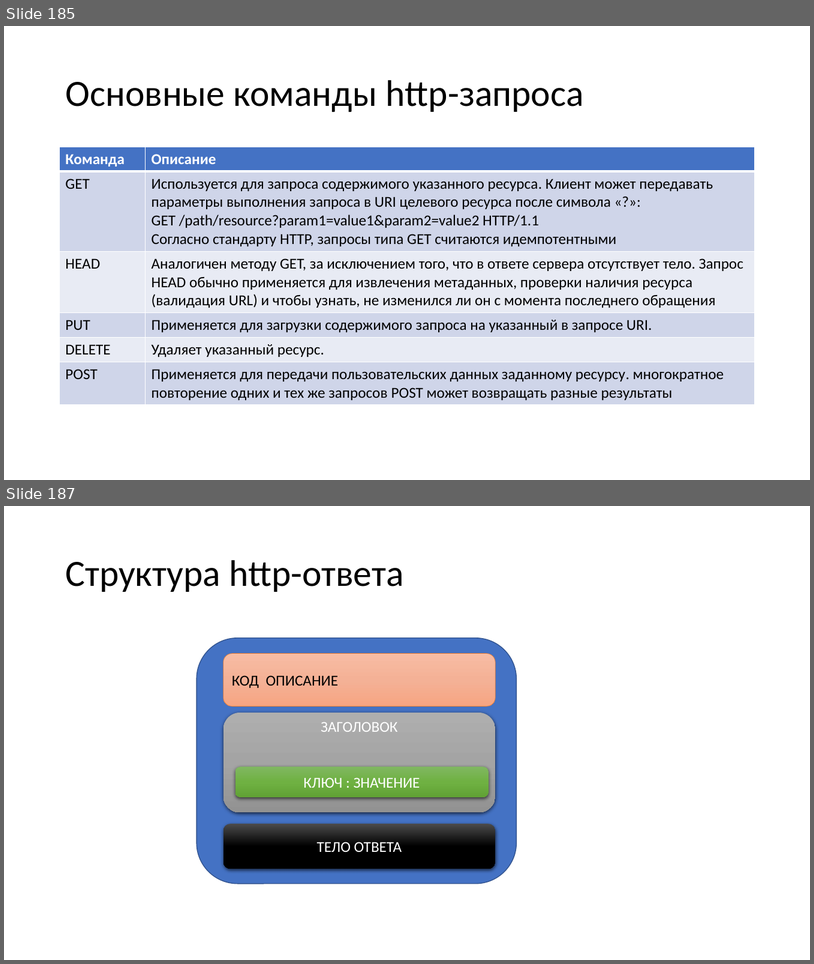
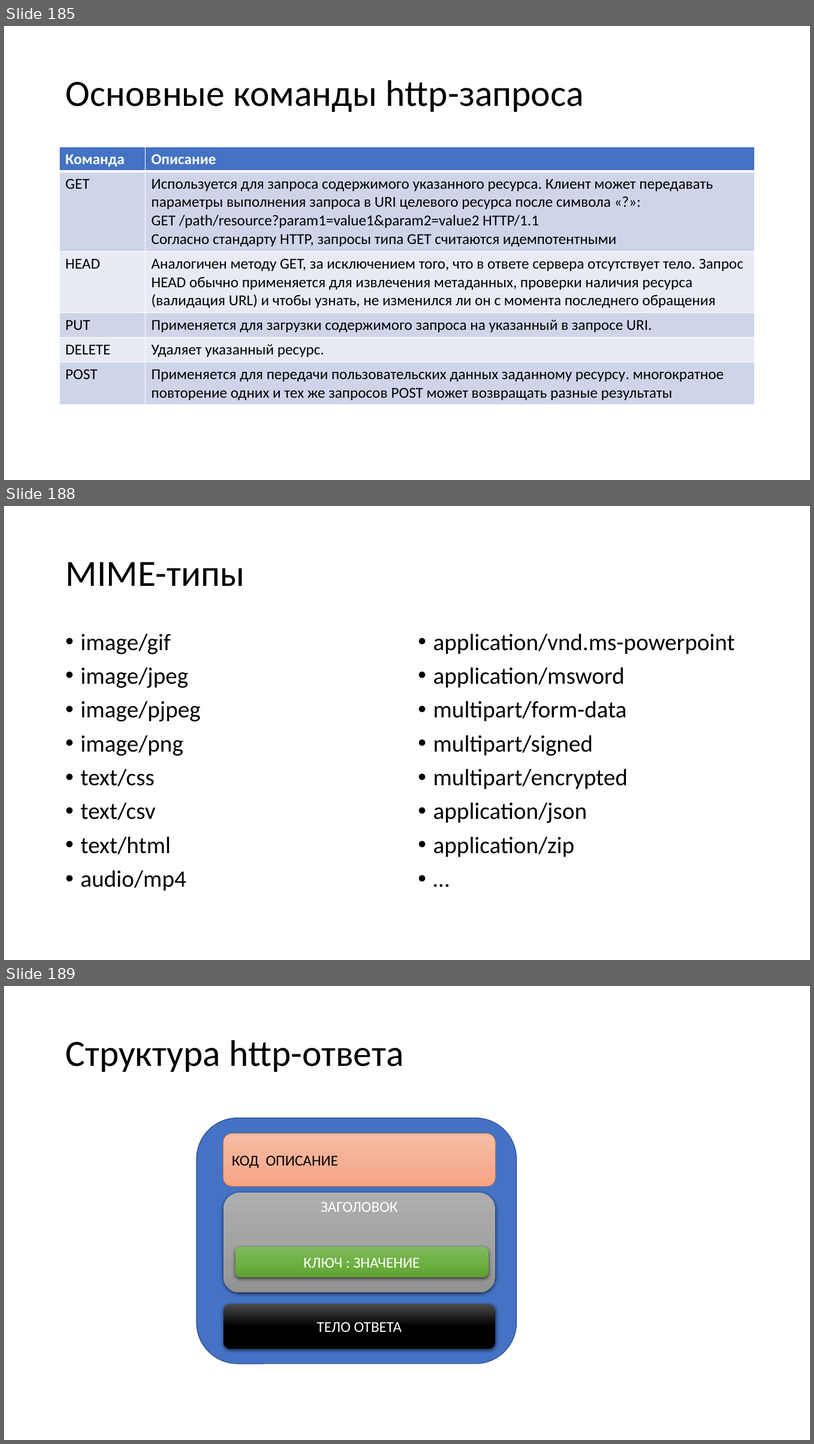
Before and after one commit to paveltsytovich/telegram-course, a slide deck: Presentation/Разработка ботов для телеграмм на Python.pptx. Shown one above the other, each under a label of ours: slides 185 and 187 before the commit, slides 185, 188 and 189 after it; the slides between them are not shown. The pictures are 814x964 and 814x1444 pixels, drawn with LibreOffice and Linux fonts; fonts in the diff are those of the drawing. Boxes give left, top, right and bottom in pixels: in the first picture for what was removed or moved away, otherwise in the second. Text is boxed around its words. In the diff, an @@ line names an element or a change of style, - is before the commit and + after.

```diff
--- a/Presentation/Разработка ботов для телеграмм на Python.pptx
+++ b/Presentation/Разработка ботов для телеграмм на Python.pptx
@@ slide 188 added at <box>4,506,810,960</box>, background #FFFFFF @@
@@ title added at <box>65,562,245,586</box>, 44 pt, text #000000 @@
+MIME-типы
@@ text added at <box>81,633,201,891</box>, 28 pt, text #000000 @@
+• image/gif
+• image/jpeg
+• image/pjpeg
+• image/png
+• text/css
+• text/csv
+• text/html
+• audio/mp4
@@ text added at <box>434,633,735,857</box>, 28 pt, text #000000 @@
+• application/vnd.ms-powerpoint
+• application/msword
+• multipart/form-data
+• multipart/signed
+• multipart/encrypted
+• application/json
+• application/zip
+• …
@@ what was slide 187 is now slide 189 @@
```
Also in this commit, not shown: 1 slide changed, 3 other slides added, 2 slides removed.
